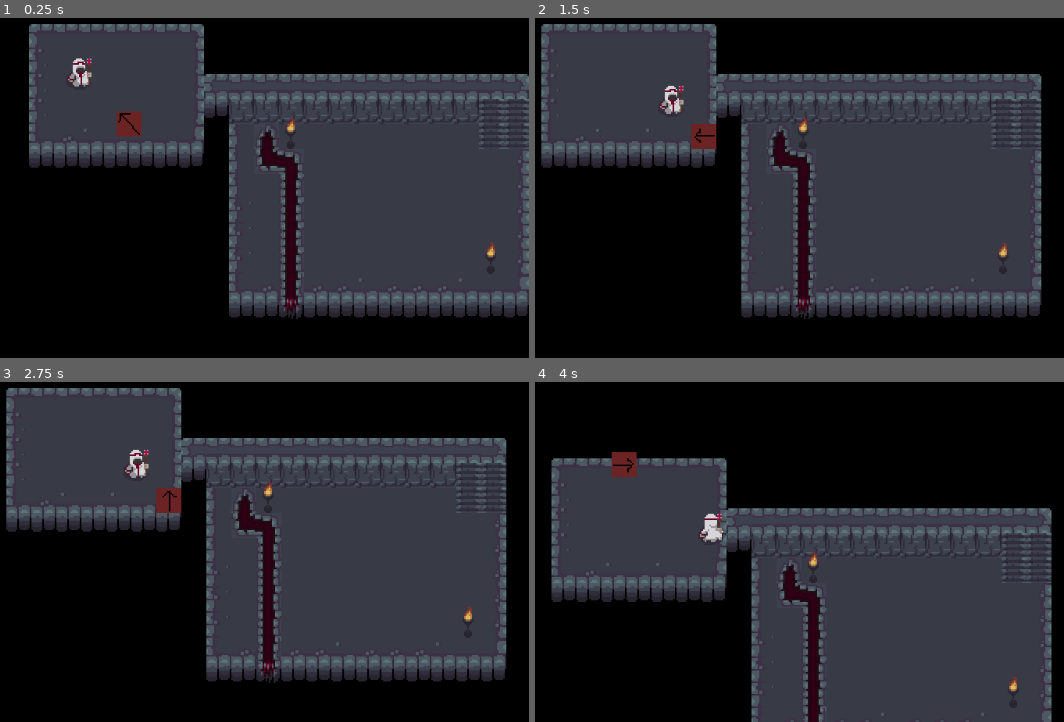
Above: before the commit, frames 1-4 (two rows, left to right).
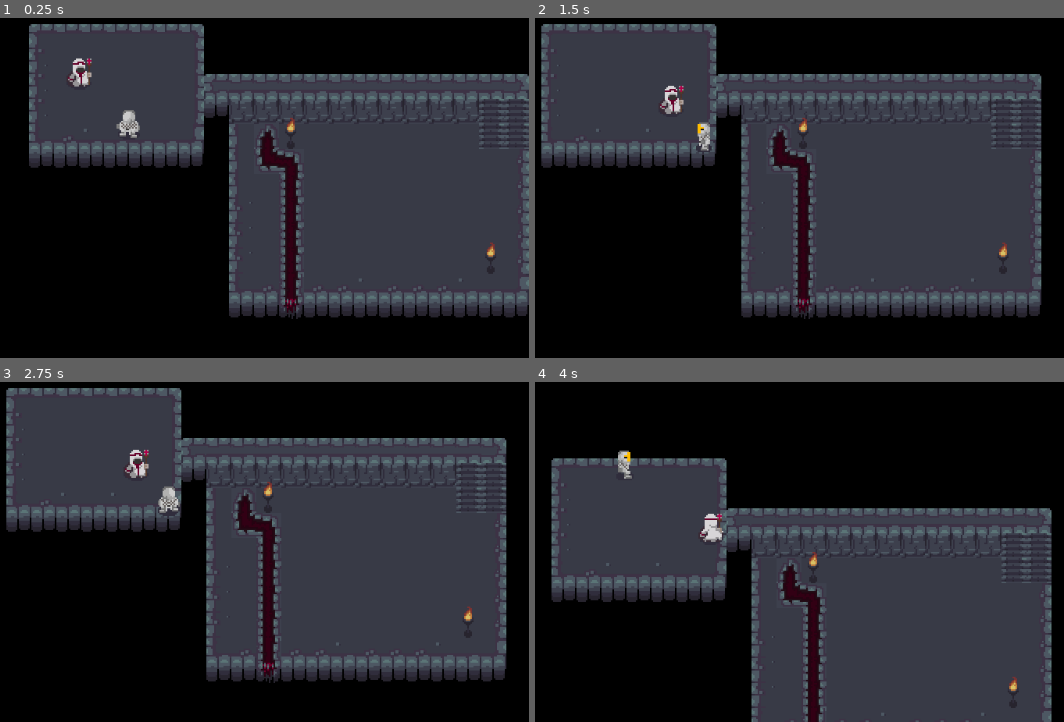
Above: after the commit, the same moments.

Repository: ellis-matthew4/TheLastCrusade
Game: Godot game, scene res://SceneManager.tscn
The game is run twice, just before and just after one commit, with the same random seed, the same clock (stepped at 60 frames per second) and the same inputs.
Inputs (mouse positions are in pixels of both pictures, inside the frame that each line leads up to):
- Up to frame 1 (0.25 s): no input
- Up to frame 2 (1.5 s): tap Enter at 0.5 s; move the mouse to (841, 99) at 0.52 s; hold D (ui_right) 0.53-1.28 s; move the mouse to (outside the picture) at 1.27 s; hold S (ui_down) from 1.28 s (still down)
- Up to frame 3 (2.75 s): move the mouse to (211, 385) at 2.02 s; release S (ui_down) at 2.03 s; hold D (ui_right) from 2.03 s (still down)
- Up to frame 4 (4 s): tap Space at 2.75 s; move the mouse to (624, 582) at 2.77 s; release D (ui_right) at 2.78 s; hold W (ui_up) 2.78-3.53 s; move the mouse to (905, 558) at 3.52 s; hold A (ui_left) from 3.53 s (still down)

The runs differ from the first frame. In frame 1, 0.4% of the frame differs, in the area x 21-27%, y 27-36%; in frame 2, 0.4%; in frame 3, 0.4%, in the area x 29-35%, y 30-40%; in frame 4, 0.4%.

Commit message:
Added Crusader animations

Diff:
--- a/assets/scenes/player.tscn
+++ b/assets/scenes/player.tscn
@@ -1,57 +1,54 @@
-[gd_scene load_steps=12 format=2]
+[gd_scene load_steps=24 format=2]
 
 [ext_resource path="res://assets/scripts/player.gd" type="Script" id=1]
-[ext_resource path="res://assets/char/temp_box_up.png" type="Texture" id=2]
-[ext_resource path="res://assets/char/temp_box_right.png" type="Texture" id=3]
-[ext_resource path="res://assets/char/temp_box_left.png" type="Texture" id=4]
-[ext_resource path="res://assets/char/temp_box_down.png" type="Texture" id=5]
-[ext_resource path="res://assets/char/temp_box_downLeft.png" type="Texture" id=6]
-[ext_resource path="res://assets/char/temp_box_upRight.png" type="Texture" id=7]
-[ext_resource path="res://assets/char/temp_box_upLeft.png" type="Texture" id=8]
-[ext_resource path="res://assets/char/temp_box_downRight.png" type="Texture" id=9]
+[ext_resource path="res://assets/char/crusader_left1.png" type="Texture" id=2]
+[ext_resource path="res://assets/char/crusader_left2.png" type="Texture" id=3]
+[ext_resource path="res://assets/char/crusader_left3.png" type="Texture" id=4]
+[ext_resource path="res://assets/char/crusader_left4.png" type="Texture" id=5]
+[ext_resource path="res://assets/char/crusader_up1.png" type="Texture" id=6]
+[ext_resource path="res://assets/char/crusader_up2.png" type="Texture" id=7]
+[ext_resource path="res://assets/char/crusader_up3.png" type="Texture" id=8]
+[ext_resource path="res://assets/char/crusader_up4.png" type="Texture" id=9]
+[ext_resource path="res://assets/char/crusader_down1.png" type="Texture" id=10]
+[ext_resource path="res://assets/char/crusader_down2.png" type="Texture" id=11]
+[ext_resource path="res://assets/char/crusader_down3.png" type="Texture" id=12]
+[ext_resource path="res://assets/char/crusader_down4.png" type="Texture" id=13]
+[ext_resource path="res://assets/char/crusader_downLeft1.png" type="Texture" id=14]
+[ext_resource path="res://assets/char/crusader_downLeft2.png" type="Texture" id=15]
+[ext_resource path="res://assets/char/crusader_downLeft3.png" type="Texture" id=16]
+[ext_resource path="res://assets/char/crusader_downLeft4.png" type="Texture" id=17]
+[ext_resource path="res://assets/char/crusader_upLeft1.png" type="Texture" id=18]
+[ext_resource path="res://assets/char/crusader_upLeft2.png" type="Texture" id=19]
+[ext_resource path="res://assets/char/crusader_upLeft3.png" type="Texture" id=20]
+[ext_resource path="res://assets/char/crusader_upLeft4.png" type="Texture" id=21]
 
 [sub_resource type="SpriteFrames" id=1]
 
 animations = [ {
-"frames": [ ExtResource( 2 ) ],
+"frames": [ ExtResource( 2 ), ExtResource( 3 ), ExtResource( 4 ), ExtResource( 5 ) ],
+"loop": true,
+"name": "left",
+"speed": 10.0
+}, {
+"frames": [ ExtResource( 6 ), ExtResource( 7 ), ExtResource( 8 ), ExtResource( 9 ) ],
 "loop": true,
 "name": "up",
-"speed": 5.0
+"speed": 10.0
 }, {
-"frames": [ ExtResource( 3 ) ],
-"loop": true,
-"name": "right",
-"speed": 5.0
-}, {
-"frames": [ ExtResource( 4 ) ],
-"loop": true,
-"name": "left",
-"speed": 5.0
-}, {
-"frames": [ ExtResource( 5 ) ],
+"frames": [ ExtResource( 10 ), ExtResource( 11 ), ExtResource( 12 ), ExtResource( 13 ) ],
 "loop": true,
 "name": "down",
-"speed": 5.0
+"speed": 10.0
 }, {
-"frames": [ ExtResource( 6 ) ],
+"frames": [ ExtResource( 14 ), ExtResource( 15 ), ExtResource( 16 ), ExtResource( 17 ) ],
 "loop": true,
 "name": "downLeft",
-"speed": 5.0
+"speed": 10.0
 }, {
-"frames": [ ExtResource( 7 ) ],
-"loop": true,
-"name": "upRight",
-"speed": 5.0
-}, {
-"frames": [ ExtResource( 8 ) ],
+"frames": [ ExtResource( 18 ), ExtResource( 19 ), ExtResource( 20 ), ExtResource( 21 ) ],
 "loop": true,
 "name": "upLeft",
-"speed": 5.0
-}, {
-"frames": [ ExtResource( 9 ) ],
-"loop": true,
-"name": "downRight",
-"speed": 5.0
+"speed": 10.0
 } ]
 
 [sub_resource type="RectangleShape2D" id=2]
@@ -59,7 +56,7 @@
 custom_solver_bias = 0.0
 extents = Vector2( 8, 8 )
 
-[node name="player" type="KinematicBody2D" groups=[
+[node name="player" type="KinematicBody2D" index="0" groups=[
 "pc",
 ]]
 
--- a/assets/scenes/priest.tscn
+++ b/assets/scenes/priest.tscn
@@ -56,7 +56,7 @@
 custom_solver_bias = 0.0
 extents = Vector2( 8, 8 )
 
-[node name="priest" type="RigidBody2D" index="0" groups=[
+[node name="priest" type="RigidBody2D" groups=[
 "priest",
 ]]
 
--- a/assets/scripts/player.gd
+++ b/assets/scripts/player.gd
@@ -12,22 +12,21 @@
 func _physics_process(delta):
 	mousePoint = get_global_mouse_position()
 	mouseAngle = rad2deg(global_position.angle_to_point(mousePoint))
-	if mouseAngle < -157.5 or mouseAngle > 157.5:
-		$Sprite.play("right")
-	elif mouseAngle > 112.5 and mouseAngle <= 157.5:
-		$Sprite.play("upRight")
+	if (mouseAngle < -157.5 or mouseAngle > 157.5) or (mouseAngle > -22.5 and mouseAngle <= 22.5):
+		$Sprite.play("left")
+	elif (mouseAngle > 112.5 and mouseAngle <= 157.5) or (mouseAngle > 22.5 and mouseAngle <= 67.5):
+		$Sprite.play("upLeft")
 	elif mouseAngle > 67.5 and mouseAngle <= 112.5:
 		$Sprite.play("up")
-	elif mouseAngle > 22.5 and mouseAngle <= 67.5:
-		$Sprite.play("upLeft")
-	elif mouseAngle > -22.5 and mouseAngle <= 22.5:
-		$Sprite.play("left")
-	elif mouseAngle < -22.5 and mouseAngle >= -67.5:
-		$Sprite.play("downLeft")
 	elif mouseAngle < -67.5 and mouseAngle >= -112.5:
 		$Sprite.play("down")
 	else:
-		$Sprite.play("downRight")
+		$Sprite.play("downLeft")
+
+	if mouseAngle < 90 or mouseAngle > -90:
+		$Sprite.flip_h = false
+	if mouseAngle > 90 or mouseAngle < -90:
+		$Sprite.flip_h = true
 
 	if Input.is_action_pressed("ui_up"):
 		motion.y = -SPEED
@@ -42,4 +41,9 @@
 	else:
 		motion.x = 0
 
+	if motion != Vector2(0,0):
+		$Sprite.playing = true
+	else:
+		$Sprite.playing = false
+
 	move_and_slide(motion)
Binary file added: assets/char/crusader_down1.png
Not shown, added: assets/char/crusader_down1.png.import
Binary file added: assets/char/crusader_down2.png
Not shown, added: assets/char/crusader_down2.png.import
Binary file added: assets/char/crusader_down3.png
Not shown, added: assets/char/crusader_down3.png.import
Binary file added: assets/char/crusader_down4.png
Not shown, added: assets/char/crusader_down4.png.import
Binary file added: assets/char/crusader_downLeft1.png
Not shown, added: assets/char/crusader_downLeft1.png.import
Binary file added: assets/char/crusader_downLeft2.png
Not shown, added: assets/char/crusader_downLeft2.png.import
(and 28 more such lines)
